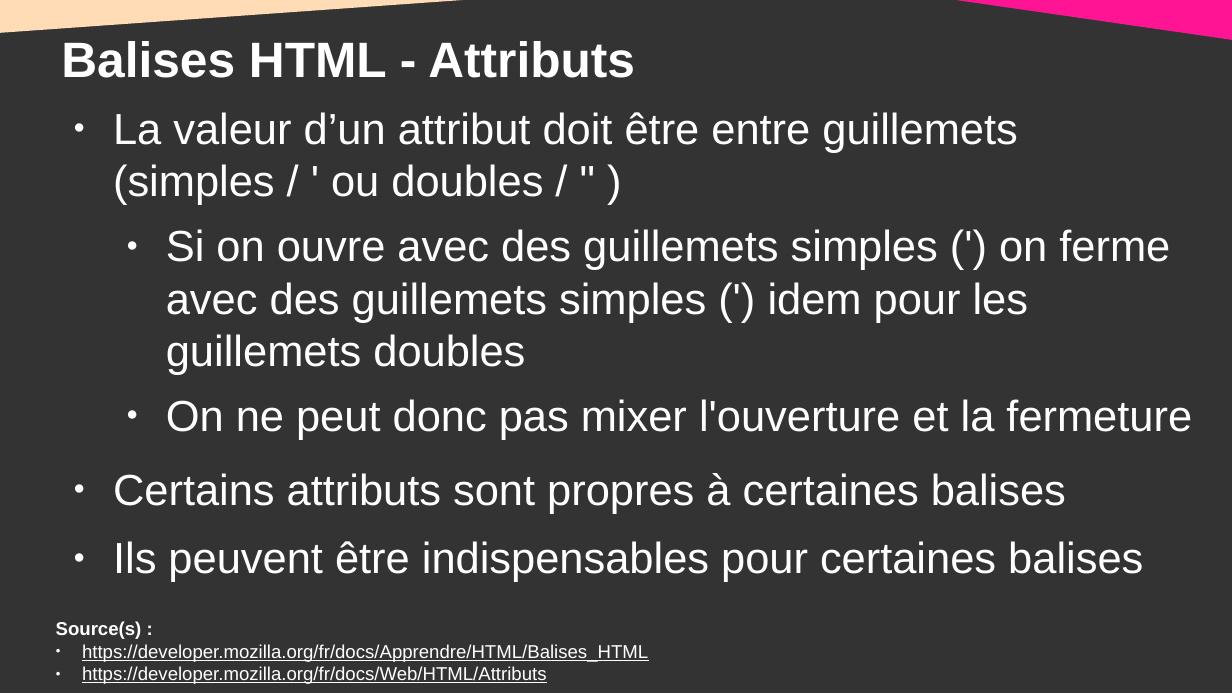
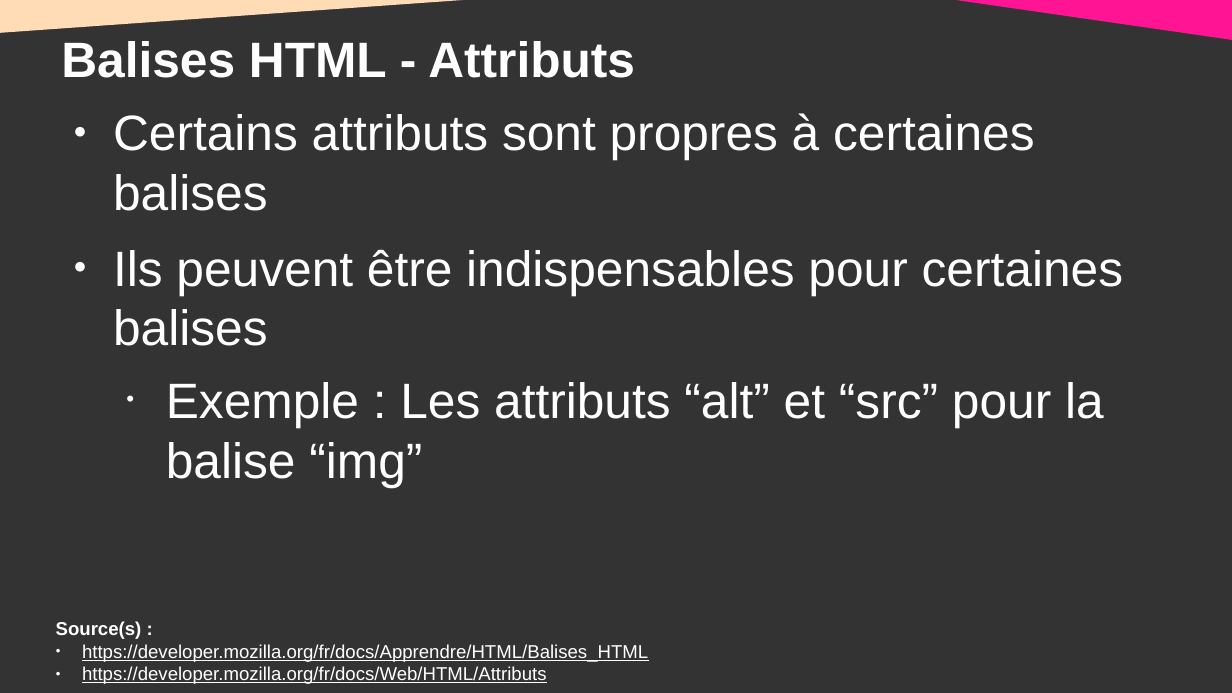
Before and after one commit to DanYellow/cours, a slide deck: slide 29 of integration-web-s1/travaux-pratiques/numero-1/presentation.odp. Drawn at 1232x693 pixels with LibreOffice and Linux fonts; fonts in the diff are those of the drawing. Boxes give left, top, right and bottom in pixels: in the first picture for what was removed or moved away, otherwise in the second. Text is boxed around its words. In the diff, an @@ line names an element or a change of style, - is before the commit and + after.

```diff
--- a/integration-web-s1/travaux-pratiques/numero-1/presentation.odp
+++ b/integration-web-s1/travaux-pratiques/numero-1/presentation.odp
@@ text at <box>113,112,1192,440</box>: paragraphs removed @@
-● La valeur d’un attribut doit être entre guillemets
-  (simples / ' ou doubles / " )
-  ● Si on ouvre avec des guillemets simples (') on ferme avec des guillemets simples (') idem pour les guillemets doubles
-  ● On ne peut donc pas mixer l'ouverture et la fermeture
@@ text at <box>113,113,1123,346</box>: size 28 to 32 pt in "Certains attributs sont propres à certaines balises", "Ils peuvent être indispensables pour certaines balises"; less space between paragraphs @@
@@ text at <box>166,382,1104,487</box>: paragraph added @@
+  • Exemple : Les attributs “alt” et “src” pour la balise “img”
```
Also in this commit, not shown: 19 other slides changed, 1 slide added, 6 other files.
